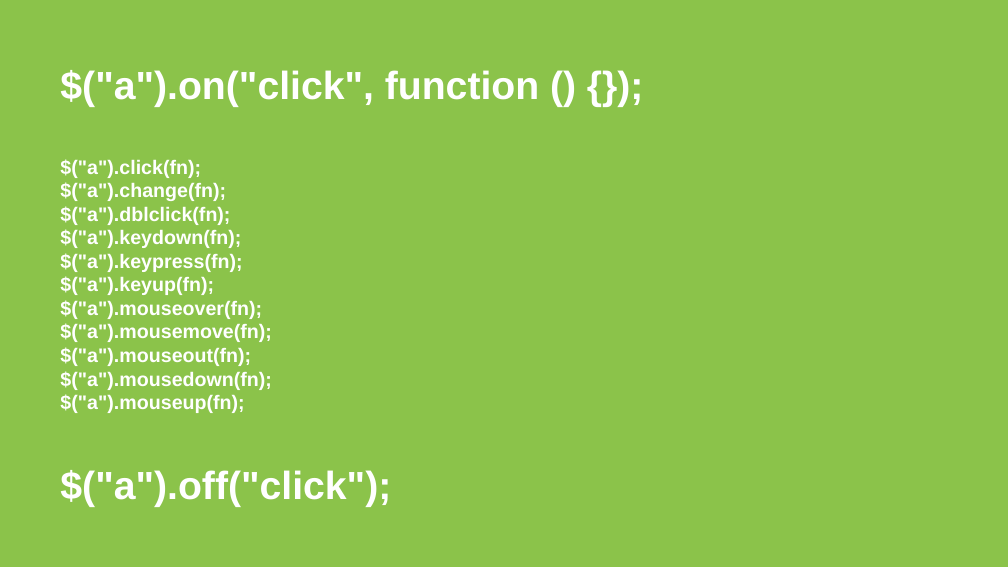
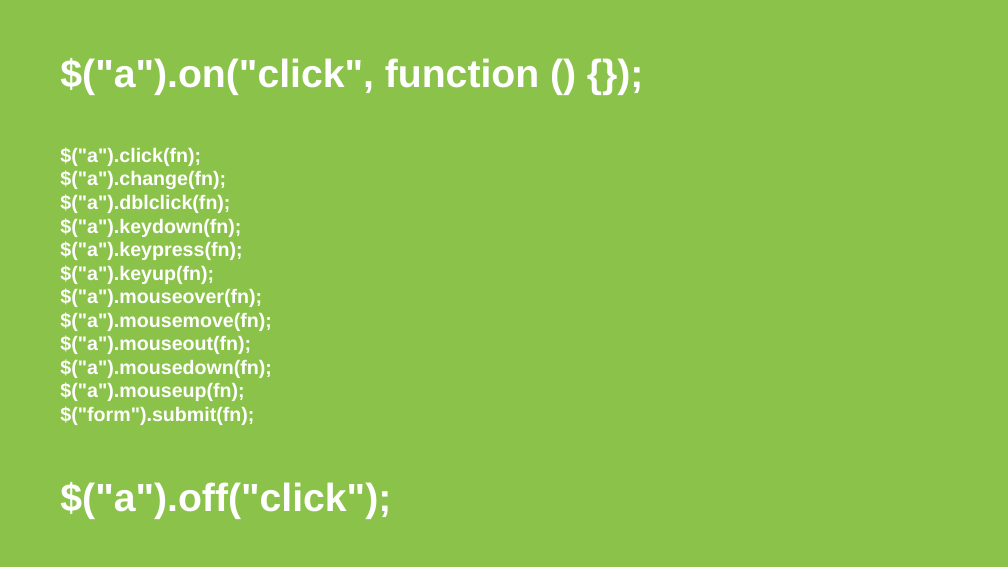
Before and after one commit to czajkowski/jquery_comments_client, a slide deck: slide 15 of JS - meet.js - warsztaty - Szczecin - 2015-11-14.pptx (slide 12 before the commit). Drawn at 1008x567 pixels with LibreOffice and Linux fonts; fonts in the diff are those of the drawing. Boxes give left, top, right and bottom in pixels: in the first picture for what was removed or moved away, otherwise in the second. Text is boxed around its words. In the diff, an @@ line names an element or a change of style, - is before the commit and + after.

Commit message:
New slides

```diff
--- a/JS - meet.js - warsztaty - Szczecin - 2015-11-14.pptx
+++ b/JS - meet.js - warsztaty - Szczecin - 2015-11-14.pptx
@@ title at (x1=60, y1=58, x2=539, y2=519): text changed @@
-$("a").on("click", function () {});
-$("a").click(fn);
-$("a").change(fn);
-$("a").dblclick(fn);
-$("a").keydown(fn);
-$("a").keypress(fn);
-$("a").keyup(fn);
-$("a").mouseover(fn);
-$("a").mousemove(fn);
-$("a").mouseout(fn);
-$("a").mousedown(fn);
-$("a").mouseup(fn);
-$("a").off("click");
+$("a").on("click", function () {});
+$("a").click(fn);
+$("a").change(fn);
+$("a").dblclick(fn);
+$("a").keydown(fn);
+$("a").keypress(fn);
+$("a").keyup(fn);
+$("a").mouseover(fn);
+$("a").mousemove(fn);
+$("a").mouseout(fn);
+$("a").mousedown(fn);
+$("a").mouseup(fn);
+$("form").submit(fn);
+$("a").off("click");
```
Also in this commit, not shown: 6 slides added, 2 other files.
